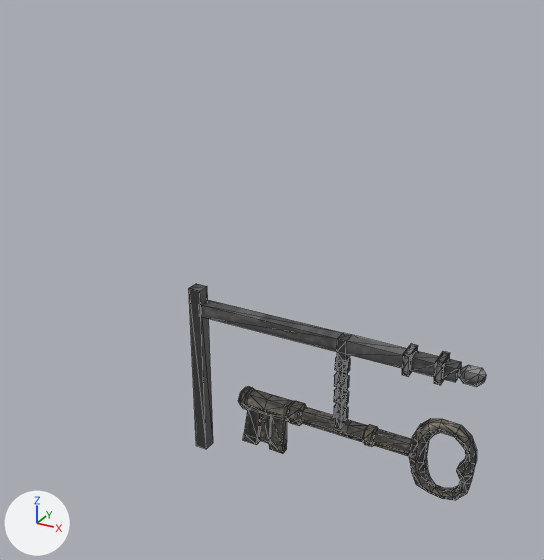
An edit to the OBJ model Redist/Models/3dmodels/Sign_360x8.obj, drawn before and after from the same camera.
One viewpoint serves both versions: a camera (50 mm lens) standing at (0.61, -3.51, 4.37) and looking at (-1.47, 0.28, 2.47). The axes (+X, +Y, +Z) are drawn at lower left. The lights are the same throughout. Mesh edges are drawn as thin lines. Where no turn or scale is listed for an object, it has been applied to the vertices.

The first picture shows 'Sign_360x8'.
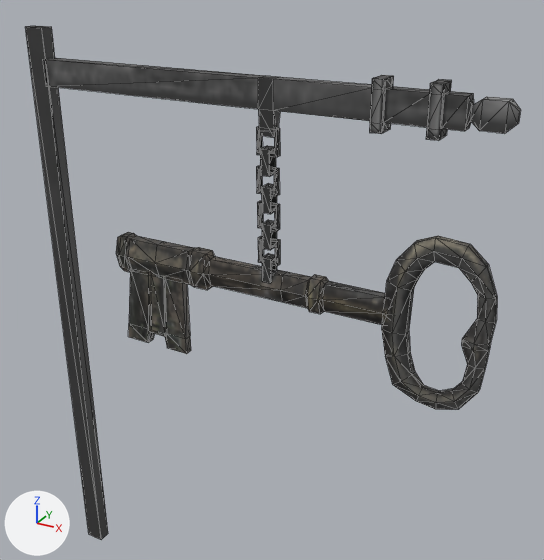
What changed in the scene script:
```text
Change me_sign_360x8:
    where me_sign_360x8.from_pydata(...)  # 482 vertices, 888 faces; spans x -1.89..-0.04, y -0.07..0.07, z 1.27..2.45
    used by ob_sign_360x8; location = (0.0, 0.0, 0.0)
    me_sign_360x8 part 1: the loose piece of 8 vertices spanning x -1.89..-1.81, y -0.04..0.05, z 1.27..2.45 is scaled about its middle by (1.61, 0.987, 3.34), then moved by (-1.09, 0.0, 0.12)
    me_sign_360x8 part 2: the loose piece of 100 vertices spanning x -1.82..-0.05, y -0.06..0.07, z 2.2..2.38 is scaled about its middle by (1.61, 0.987, 1.95), then moved by (-0.54, 0.0, 1.34)
    me_sign_360x8 part 3: the loose piece of 16 vertices spanning x -0.89..-0.81, y -0.03..0.01, z 2.14..2.22 is scaled about its middle by (1.61, 0.987, 1.95), then moved by (-0.49, 0.0, 1.24)
    me_sign_360x8 part 4: the loose piece of 16 vertices spanning x -0.9..-0.82, y -0.03..0.01, z 2.03..2.11 is scaled about its middle by (1.61, 0.987, 1.95), then moved by (-0.49, 0.0, 1.13)
    me_sign_360x8 part 5: the loose piece of 16 vertices spanning x -0.89..-0.81, y -0.03..0.01, z 1.93..2.0 is scaled about its middle by (1.61, 0.987, 1.95), then moved by (-0.48, 0.0, 1.03)
    me_sign_360x8 part 6: the loose piece of 16 vertices spanning x -0.89..-0.81, y -0.03..0.01, z 1.82..1.89 is scaled about its middle by (1.61, 0.987, 1.95), then moved by (-0.48, 0.0, 0.93)
    me_sign_360x8 part 7: the loose piece of 16 vertices spanning x -0.87..-0.83, y -0.05..0.03, z 1.76..1.84 is scaled about its middle by (1.61, 0.987, 1.95), then moved by (-0.48, 0.0, 0.88)
    me_sign_360x8 part 8: the loose piece of 16 vertices spanning x -0.87..-0.83, y -0.05..0.03, z 1.87..1.94 is scaled about its middle by (1.61, 0.987, 1.95), then moved by (-0.48, 0.0, 0.98)
    me_sign_360x8 part 9: the loose piece of 16 vertices spanning x -0.87..-0.83, y -0.05..0.03, z 1.98..2.05 is scaled about its middle by (1.61, 0.987, 1.95), then moved by (-0.48, 0.0, 1.08)
    me_sign_360x8 part 10: the loose piece of 16 vertices spanning x -0.87..-0.84, y -0.05..0.03, z 2.09..2.16 is scaled about its middle by (1.61, 0.987, 1.95), then moved by (-0.49, 0.0, 1.19)
    me_sign_360x8 part 11: the loose piece of 102 vertices spanning x -1.54..-0.36, y -0.07..0.07, z 1.69..1.81 is scaled about its middle by (1.61, 0.987, 1.95), then moved by (-0.54, 0.0, 0.83)
    me_sign_360x8 part 12: the loose piece of 108 vertices spanning x -0.41..-0.04, y -0.05..0.05, z 1.48..1.99 is scaled about its middle by (1.61, 0.987, 1.95), then moved by (-0.11, 0.0, 0.82)
    me_sign_360x8 part 13: the loose piece of 36 vertices spanning x -1.52..-1.23, y -0.03..0.03, z 1.43..1.7 is scaled about its middle by (1.61, 0.987, 1.95), then moved by (-0.8, 0.0, 0.66)
```

Location of each change, [x1, y1, x2, y2] in pixels of the pictures (544 x 560 px; the box of a moved part takes in the faces that stretch with it):
'Sign_360x8', reshaped (67% wider, 136% taller): before [189, 284, 486, 501]; after [25, 26, 521, 540]
part 1 of me_sign_360x8, moved or reshaped: before [189, 284, 213, 449]; after [25, 26, 108, 540]
part 2 of me_sign_360x8, moved or reshaped: before [198, 300, 486, 387]; after [43, 58, 521, 140]
part 3 of me_sign_360x8, moved or reshaped: before [335, 357, 350, 373]; after [256, 126, 280, 157]
part 4 of me_sign_360x8, moved or reshaped: before [334, 373, 349, 390]; after [256, 165, 280, 196]
part 5 of me_sign_360x8, moved or reshaped: before [334, 388, 349, 405]; after [257, 201, 280, 231]
part 6 of me_sign_360x8, moved or reshaped: before [334, 404, 348, 421]; after [258, 236, 280, 266]
part 7 of me_sign_360x8, moved or reshaped: before [335, 412, 344, 429]; after [262, 253, 277, 283]
part 8 of me_sign_360x8, moved or reshaped: before [336, 396, 347, 414]; after [262, 220, 277, 250]
part 9 of me_sign_360x8, moved or reshaped: before [336, 380, 347, 398]; after [261, 183, 277, 214]
part 10 of me_sign_360x8, moved or reshaped: before [336, 364, 347, 382]; after [260, 146, 276, 177]
part 11 of me_sign_360x8, moved or reshaped: before [238, 386, 415, 456]; after [116, 232, 391, 325]
part 12 of me_sign_360x8, moved or reshaped: before [409, 419, 477, 501]; after [382, 236, 497, 410]
part 13 of me_sign_360x8, moved or reshaped: before [243, 409, 287, 454]; after [128, 271, 191, 354]
